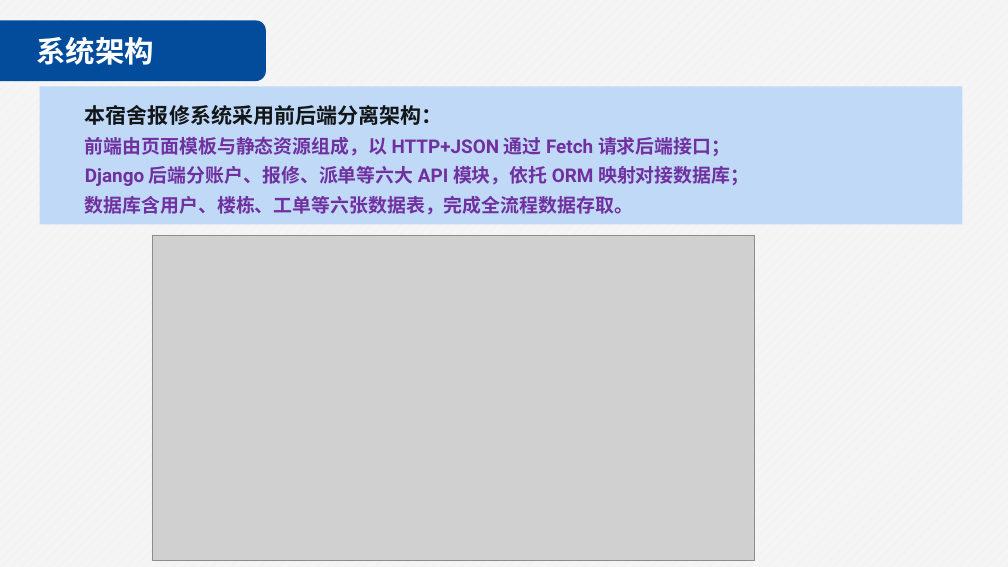
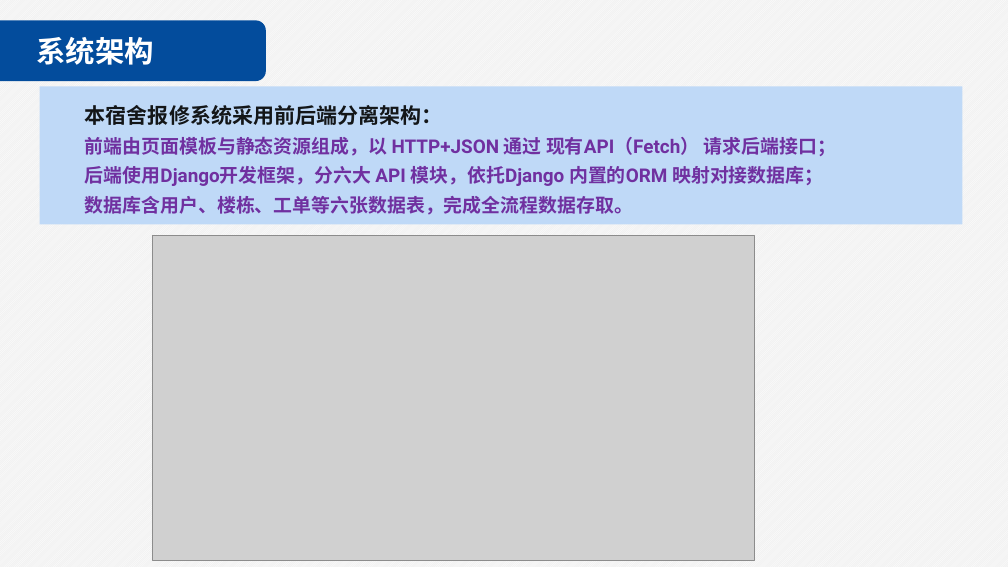
Before and after one commit to sunsun3662/software_engineering, a slide deck: slide 16 of 软件工程第2组汇报.pptx. Drawn at 1008x567 pixels with LibreOffice and Linux fonts; fonts in the diff are those of the drawing; grey boxes stand for pictures; background and template pictures are left out. Boxes give left, top, right and bottom in pixels: in the first picture for what was removed or moved away, otherwise in the second. Text is boxed around its words. In the diff, an @@ line names an element or a change of style, - is before the commit and + after.

```diff
--- a/软件工程第2组汇报.pptx
+++ b/软件工程第2组汇报.pptx
@@ text in rectangle at box(85, 136, 836, 186): text changed @@
-前端由页面模板与静态资源组成，以 HTTP+JSON 通过 Fetch 请求后端接口；
-Django 后端分账户、报修、派单等六大 API 模块，依托 ORM 映射对接数据库；
+前端由页面模板与静态资源组成，以 HTTP+JSON 通过 现有API（Fetch） 请求后端接口；
+后端使用Django开发框架，分六大 API 模块，依托Django 内置的ORM 映射对接数据库；
```
Also in this commit, not shown: 6 other slides changed, 2 slides added, 1 other file.
